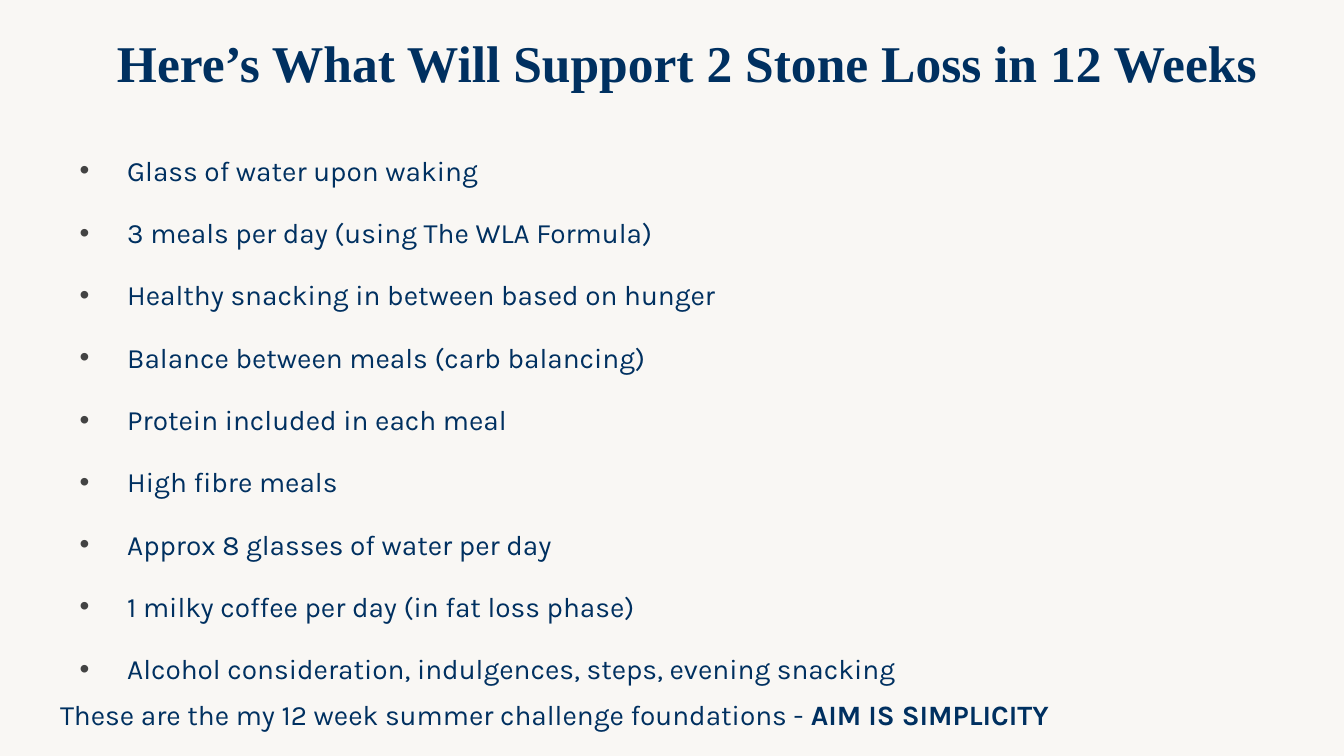
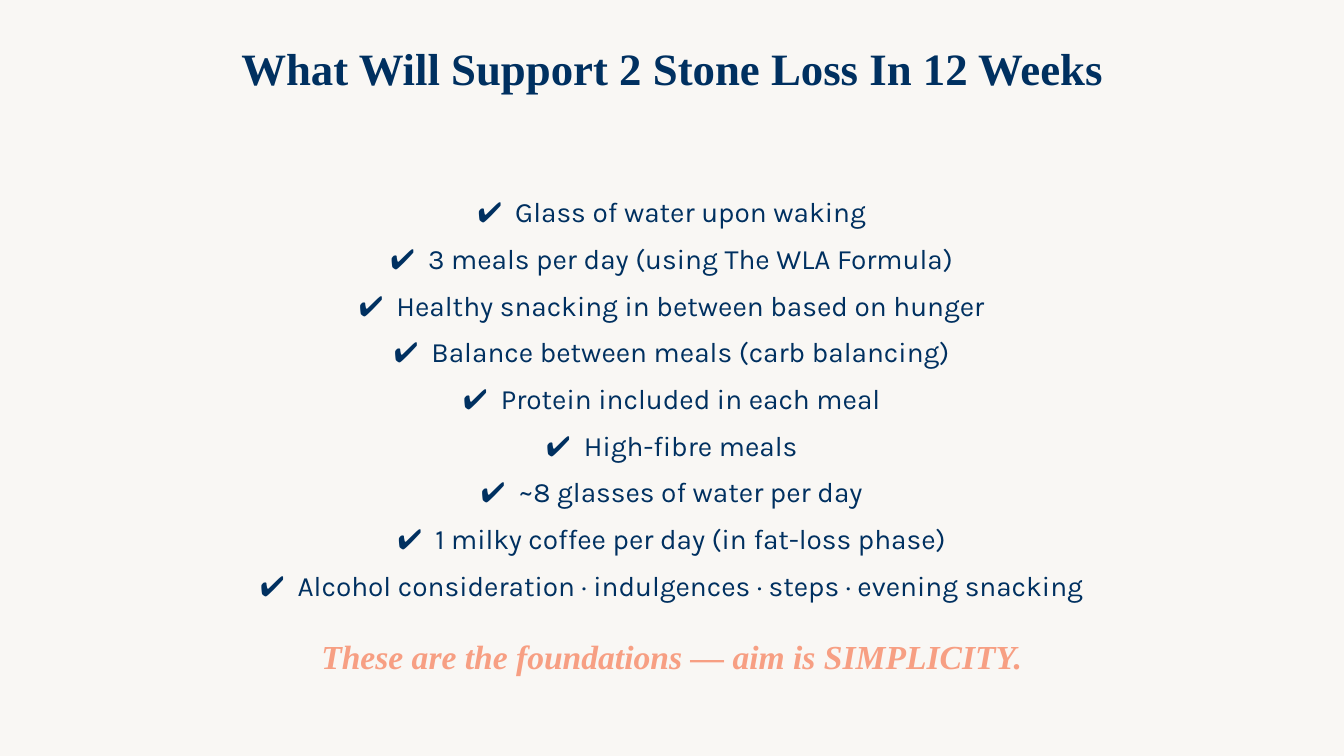
Before and after one commit to WeAreWLA/21-day-reset, a slide deck: slide 18 of decks/Day 5 - Free 5 Day Reset/Day 5 - Free 5 Day Reset.pptx. Drawn at 1344x756 pixels with LibreOffice and Linux fonts; fonts in the diff are those of the drawing. Boxes give left, top, right and bottom in pixels: in the first picture for what was removed or moved away, otherwise in the second. Text is boxed around its words. In the diff, an @@ line names an element or a change of style, - is before the commit and + after.

```diff
--- a/decks/Day 5 - Free 5 Day Reset/Day 5 - Free 5 Day Reset.pptx
+++ b/decks/Day 5 - Free 5 Day Reset/Day 5 - Free 5 Day Reset.pptx
@@ text "What Will Support 2 Stone ..." at [241,54,1102,95]: vertical alignment middle to top @@
@@ text at [241,54,1102,95]: text changed; size 27.6 to 24 pt @@
-Here’s What Will Support 2 Stone Loss in 12 Weeks
+What Will Support 2 Stone Loss In 12 Weeks
@@ text "✔ Glass of water upon ..." at [298,202,1083,675]: vertical alignment top to middle @@
@@ text at [298,202,1083,675]: text changed @@
-• Glass of water upon waking
-• 3 meals per day (using The WLA Formula)
-• Healthy snacking in between based on hunger
-• Balance between meals (carb balancing)
-• Protein included in each meal
-• High fibre meals
-• Approx 8 glasses of water per day
-• 1 milky coffee per day (in fat loss phase)
-• Alcohol consideration, indulgences, steps, evening snacking
-These are the my 12 week summer challenge foundations - AIM IS SIMPLICITY
+✔ Glass of water upon waking
+✔ 3 meals per day (using The WLA Formula)
+✔ Healthy snacking in between based on hunger
+✔ Balance between meals (carb balancing)
+✔ Protein included in each meal
+✔ High-fibre meals
+✔ ~8 glasses of water per day
+✔ 1 milky coffee per day (in fat-loss phase)
+✔ Alcohol consideration · indulgences · steps · evening snacking
+These are the foundations — aim is SIMPLICITY.
```
Also in this commit, not shown: 25 other slides changed.
